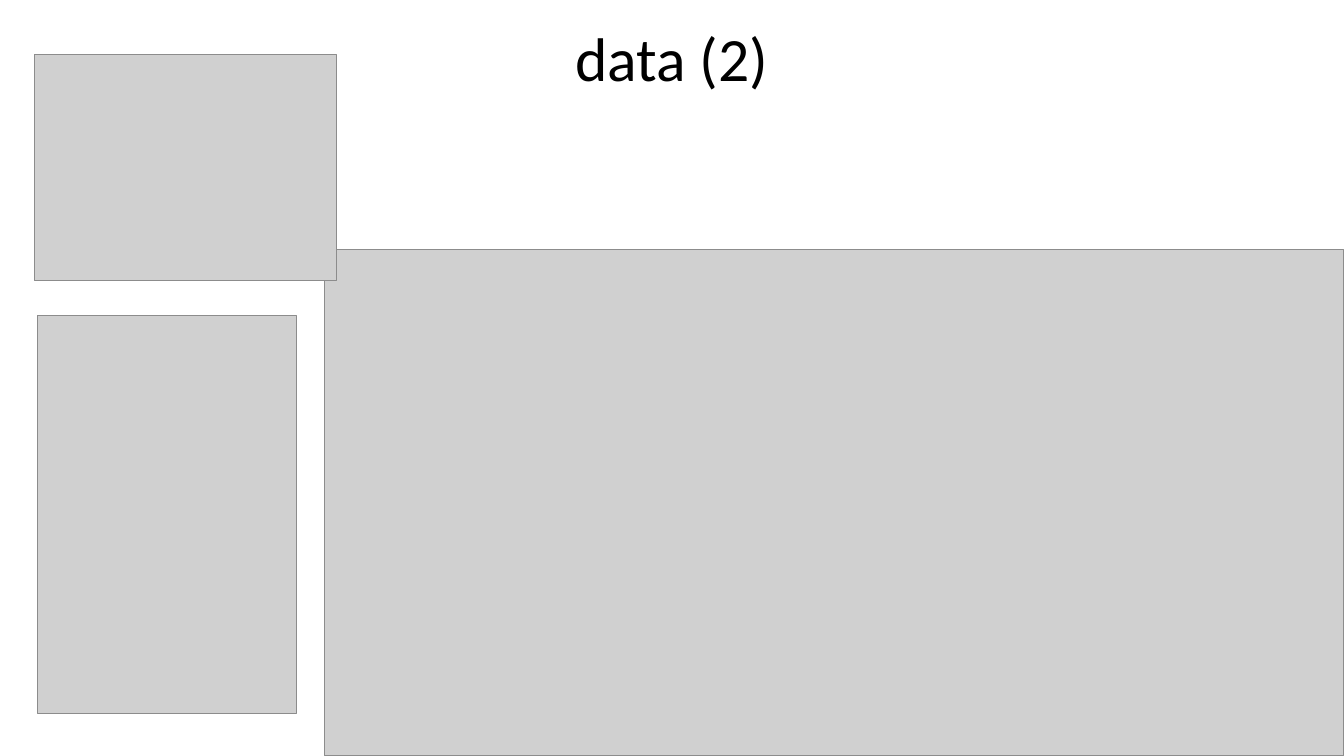
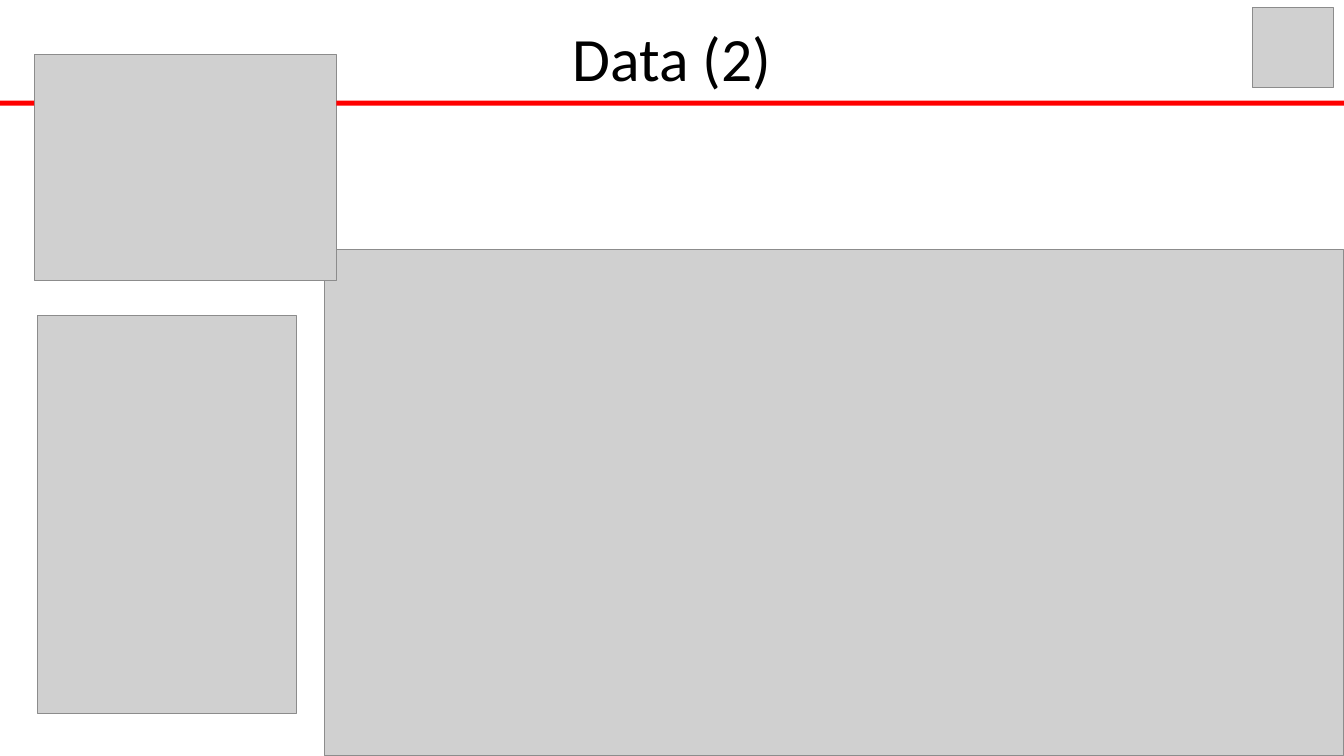
Before and after one commit to GiusTemp/kaggleunibo, a slide deck: slide 4 of slides/earthquakePrediction.pptx. Drawn at 1344x756 pixels with LibreOffice and Linux fonts; fonts in the diff are those of the drawing; grey boxes stand for pictures; background and template pictures are left out. Boxes give left, top, right and bottom in pixels: in the first picture for what was removed or moved away, otherwise in the second. Text is boxed around its words. In the diff, an @@ line names an element or a change of style, - is before the commit and + after.

```diff
--- a/slides/earthquakePrediction.pptx
+++ b/slides/earthquakePrediction.pptx
@@ picture added at [1253,7,1334,88] @@
@@ text at [573,36,771,90]: text changed @@
-data (2)
+Data (2)
@@ rectangle added at [0,101,34,106], fill #FF0000 @@
@@ rectangle added at [337,101,1344,106], fill #FF0000 @@
```
Also in this commit, not shown: 14 other slides changed.
